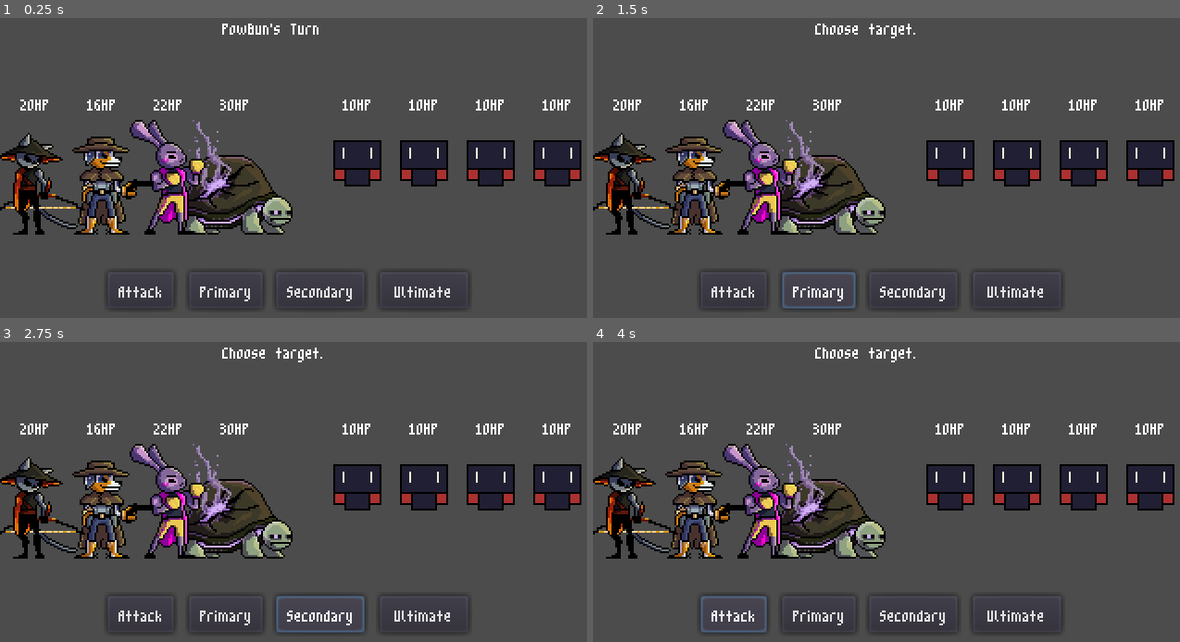
Above: before the commit, frames 1-4 (two rows, left to right).
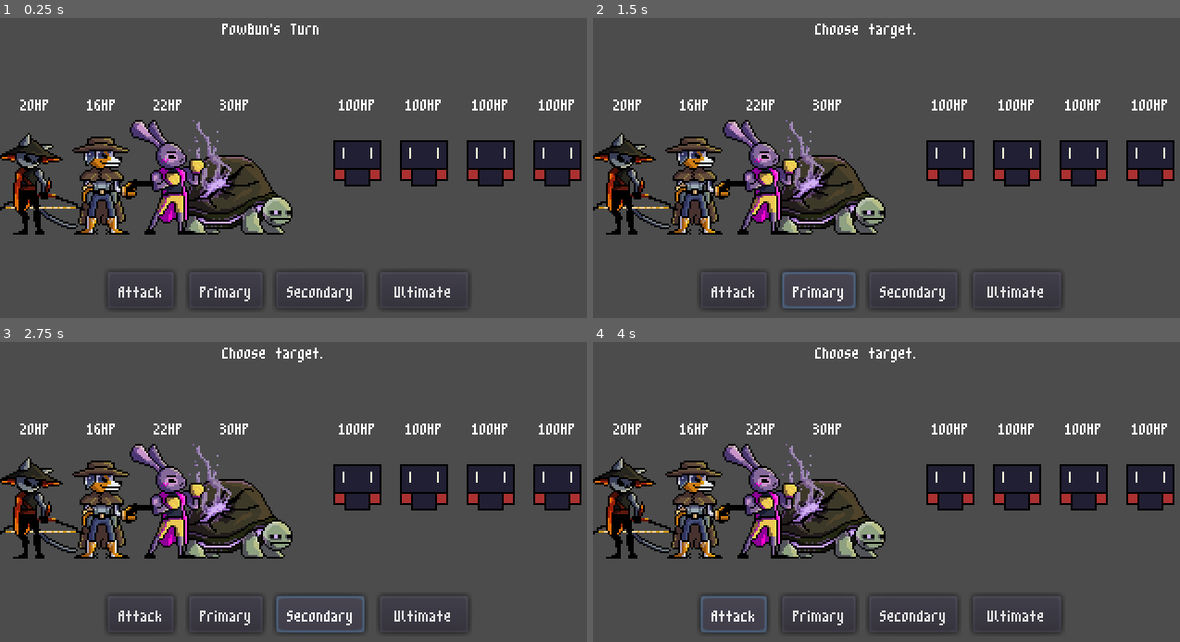
Above: after the commit, the same moments.

Repository: itsdotnickscott/animal-game
Game: Godot game, scene res://Battle.tscn
Same seed, same stepped clock (60 frames per second), same inputs: the game is played once before the commit and once after it.
Inputs:
- Up to frame 1 (0.25 s): no input
- Up to frame 2 (1.5 s): click "Attack" at 0.5 s; click "Primary" at 1.25 s
- Up to frame 3 (2.75 s): click "Secondary" at 2 s
- Up to frame 4 (4 s): click "Ultimate" at 2.75 s; click "Attack" at 3.5 s

The runs differ from the first frame. In frame 1, 0.3% of the frame differs, in the area x 57-98%, y 27-31%; in frame 2, 0.3%; in frame 3, 0.3%; in frame 4, 0.3%.

Commit message:
Move and shield mechanics, + MagicTurt work

Diff:
--- a/Battle.gd
+++ b/Battle.gd
@@ -6,6 +6,7 @@
 var rng = RandomNumberGenerator.new()
 
 enum GameState {CHOOSE_ABILITY, CHOOSE_TARGET}
+const POS_COORDS = [19, 55, 91, 127, 193, 229, 265, 301]
 
 var player_team
 var enemy_team
@@ -151,8 +152,19 @@
 		MoveType.STATUS:
 			target.apply_status(move.apply)
 
+		MoveType.SHIELD:
+			hero.shield += move.val
+
 		_:
 			pass
+
+	if "move_self" in move:
+		swap_pos(hero, move.move_self)
+
+	if target in enemy_team && "move_targ" in move:
+		swap_pos(target, move.move_targ)
+
+	correct_positioning()
 
 	next_turn()
 
@@ -226,20 +238,15 @@
 
 
 func ability_success(move):
-	if "check" in move:
-		var hit = false
-
-		# Check if ability requires a check on status effects to hit
-		for effect in target.status:
-			if effect.status == move.check:
-				hit = true
-
-		if !hit:
+	var hero = initiative[t_num].hero
+
+	if "pre_check" in move:
+		if !hero.call(move.pre_check, target):
 			return false
 
 	# Roll for accuracy
 	var roll = rng.randf()
-	if roll > initiative[t_num].hero.acc:
+	if roll > hero.acc:
 		print(getRoundTurnString(), initiative[t_num].hero.name + " missed")
 		return false
 
@@ -269,13 +276,45 @@
 func valid_pos(move):
 	var hero = initiative[t_num].hero
 	var targ_team = player_team if hero in player_team else enemy_team
-	var idx = targ_team.find(target)
+	var idx = targ_team.find(hero)
 
 	if move.pos[idx] == "o":
 		return true
 
 	print("Invalid positioning")
 	return false
+
+
+func swap_pos(hero, num):
+	# No more swaps
+	if num == 0:
+		return
+
+	var targ_team = player_team if hero in player_team else enemy_team
+	var idx = targ_team.find(hero)
+	var move_num = check_pos_boundaries(idx, num, targ_team)
+
+	# Swap positions
+	targ_team[idx] = targ_team[idx + move_num]
+	targ_team[idx + move_num] = hero
+
+	# Run recursively
+	swap_pos(hero, num - move_num)
+
+
+func check_pos_boundaries(idx, num, targ_team):
+	# Check boundaries
+	if num > 0:
+		if idx + 1 >= targ_team.size():
+			return 0
+
+		return 1
+
+	else:
+		if idx - 1 < 0:
+			return 0
+
+		return -1
 
 
 func kill_hero(hero):
@@ -283,7 +322,7 @@
 		if roll.hero == hero:
 			roll.hero = null
 
-	if player_team.has(hero):
+	if hero in player_team:
 		player_team.erase(hero)
 	else:
 		enemy_team.erase(hero)
@@ -292,6 +331,17 @@
 	print(getRoundTurnString(), hero.name + " died")
 
 
+func correct_positioning():
+	var size = player_team.size()
+	for hero in player_team:
+		hero.position.x = POS_COORDS[4 - size]
+		size -= 1
+
+	for hero in enemy_team:
+		hero.position.x = POS_COORDS[4 + size]
+		size += 1
+
+
 func set_info(msg):
 	$AbilityHUD.get_node("GameInfo").text = msg
 
--- a/characters/Character.gd
+++ b/characters/Character.gd
@@ -17,11 +17,18 @@
 
 var curr_hp # current health
 var status  # current buffs/debuffs
+var shield  # current shield value
 
 
 func init(name):
 	set_script(load("res://characters/heroes/" + name + ".gd"))
 	load_stats()
+
+	curr_hp = max_hp
+	status = []
+	shield = 0
+
+	update_labels()
 
 
 func load_stats():
@@ -35,7 +42,15 @@
 
 
 func take_damage(val):
-	curr_hp -= val
+	if shield > 0:
+		shield -= val
+
+		if shield < 0:
+			curr_hp += shield
+			shield = 0
+
+	else:
+		curr_hp -= val
 
 	update_labels()
 
--- a/characters/heroes/BardSnek.gd
+++ b/characters/heroes/BardSnek.gd
@@ -13,11 +13,6 @@
 	def     = 0
 	dodge   = 0
 	spd     = 3
-
-	curr_hp = max_hp
-	status = []
-
-	update_labels()
 
 
 func attack():
--- a/characters/heroes/CowDog.gd
+++ b/characters/heroes/CowDog.gd
@@ -13,11 +13,6 @@
 	def     = 0
 	dodge   = 0
 	spd     = 5
-
-	curr_hp = max_hp
-	status = []
-
-	update_labels()
 
 
 func attack():
--- a/characters/heroes/FireCat.gd
+++ b/characters/heroes/FireCat.gd
@@ -17,11 +17,7 @@
 	dodge   = 0
 	spd     = 6
 
-	curr_hp = max_hp
-	status = []
 	on_fire = false
-
-	update_labels()
 
 
 func attack():
@@ -64,7 +60,7 @@
 	return {
 		"type": MoveType.AOE,
 		"val": atk * 1.5,
-		"check": StatusEffect.BURN,
+		"pre_check": "check_for_burn",
 		"targ": "xxxx",
 		"pos": "oo..",
 		"apply": apply_burn(),
@@ -91,6 +87,14 @@
 	}
 
 
+func check_for_burn(hero):
+	for effect in hero.status:
+		if effect.status == StatusEffect.BURN:
+			return true
+
+	return false
+
+
 func update_labels():
 	.update_labels()
 
@@ -100,7 +104,7 @@
 
 
 func apply_status(effect):
-	if effect.on_fire:
+	if on_fire in effect:
 		on_fire = effect.on_fire
 		print("[status]", " CatArcher is on fire")
 
--- a/characters/heroes/MagicTurt.gd
+++ b/characters/heroes/MagicTurt.gd
@@ -21,19 +21,21 @@
 	dodge   = 0
 	spd     = 0
 
-	curr_hp = max_hp
-	status = []
 	shell_mode = false
 	flame = 5
 
-	update_labels()
-
 
 func attack():
-	# Headbutt a target for 100% ATK and gain 1 Flame.
+	# Headbutt a target for 100% ATK.
+	# Using this attack while in MagicTurt's shell will deal an additional 80% MAG, restoring all
+	# of MagicTurt's missing Flame. MagicTurt leaves his shell.
+	var val = atk * 1.0 + (mag * 0.8 if shell_mode else 0)
+	flame = 5
+	shell(false)
+
 	return {
 		"type": MoveType.DAMAGE,
-		"val": atk * 1.0,
+		"val": val,
 		"targ": "xx..",
 		"pos": "..oo",
 	}
@@ -41,6 +43,9 @@
 
 func primary():
 	# Shoot a fireball at a target for 120% MAG. Flame Cost: 2
+	flame -= 2
+	check_flame()
+
 	return {
 		"type": MoveType.DAMAGE,
 		"val": mag * 1.2,
@@ -51,6 +56,9 @@
 
 func secondary():
 	# Create a fiery shield equal to 100% MAG for 2 turns. Flame Cost: 1
+	flame -= 1
+	check_flame()
+
 	return {
 		"type": MoveType.SHIELD,
 		"val": mag * 1.0,
@@ -60,12 +68,36 @@
 
 
 func ultimate():
-	# Engulf the front line with a flame dealing 175% MAG. Flame Cost: 4
+	# Engulf the front line with a flame dealing 175% MAG. Flame Cost: 3
+	flame -= 3
+	check_flame()
+
 	return {
 		"type": MoveType.AOE,
 		"val": mag * 1.75,
 		"targ": "xx..",
 		"pos": "..oo",
+	}
+
+
+func shell(enter):
+	if shell_mode == enter:
+		return
+
+	shell_mode = enter
+	def += 0.1 if enter else -0.1
+
+
+func check_flame():
+	if flame <= 0:
+		apply_status(apply_stun())
+
+
+func apply_stun():
+	# Stuns the target for 1 turn.
+	return {
+		"status": StatusEffect.STUN,
+		"turns": 1,
 	}
 
 
@@ -78,6 +110,9 @@
 
 
 func apply_status(effect):
+	if effect.status == StatusEffect.STUN:
+		shell(true)
+
 	.apply_status(effect)
 
 
--- a/characters/heroes/PowBun.gd
+++ b/characters/heroes/PowBun.gd
@@ -13,11 +13,6 @@
 	def     = 0
 	dodge   = 0
 	spd     = 8
-
-	curr_hp = max_hp
-	status = []
-
-	update_labels()
 
 
 func attack():
@@ -39,7 +34,7 @@
 		"val": atk * 1.5,
 		"targ": "xx..",
 		"pos": "..oo",
-		"move_targ": -2
+		"move_targ": 2
 	}
 
 
--- a/characters/heroes/SampleCharacter.gd
+++ b/characters/heroes/SampleCharacter.gd
@@ -11,11 +11,6 @@
 	def     = 0
 	dodge   = 0
 	spd     = 0
-
-	curr_hp = max_hp
-	status = []
-
-	update_labels()
 
 
 func attack():
--- a/characters/heroes/SampleEnemy.gd
+++ b/characters/heroes/SampleEnemy.gd
@@ -3,7 +3,7 @@
 
 func load_stats():
 	$Sprite.texture = preload("res://assets/sample_enemy.png")
-	max_hp  = 10
+	max_hp  = 100
 	atk     = 5
 	mag		= 0
 	crit    = 0
@@ -11,11 +11,6 @@
 	def     = 0
 	dodge   = 0
 	spd     = 0
-
-	curr_hp = max_hp
-	status = []
-
-	update_labels()
 
 
 func attack():
